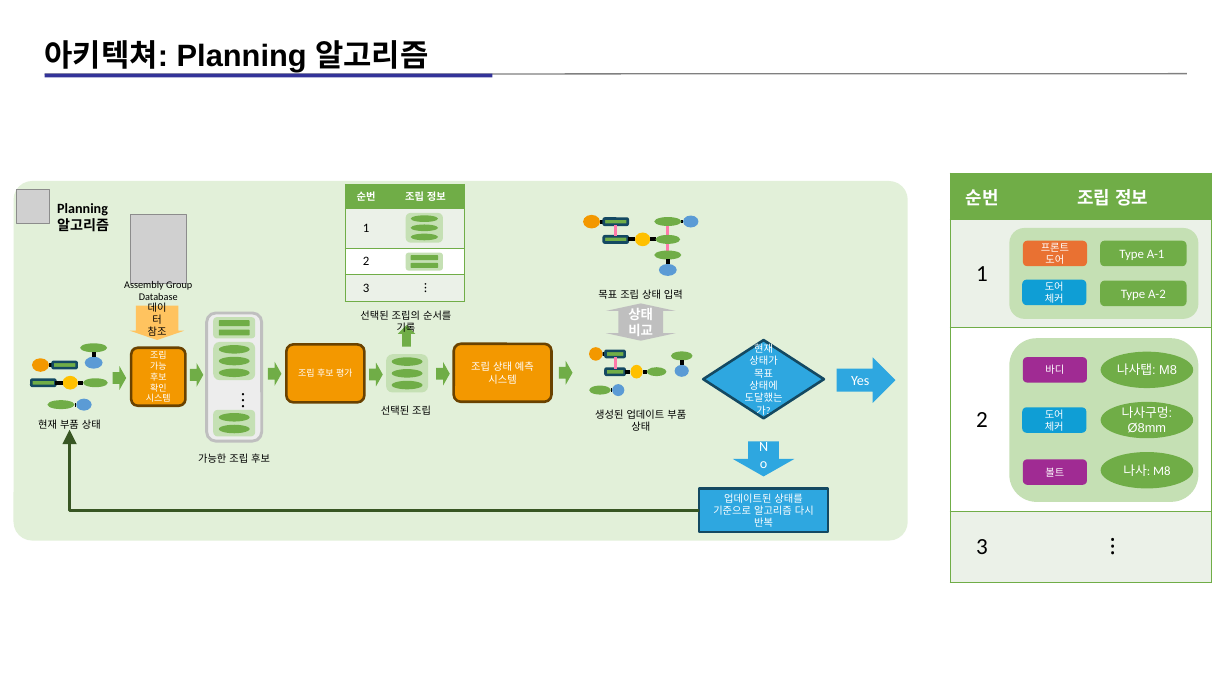
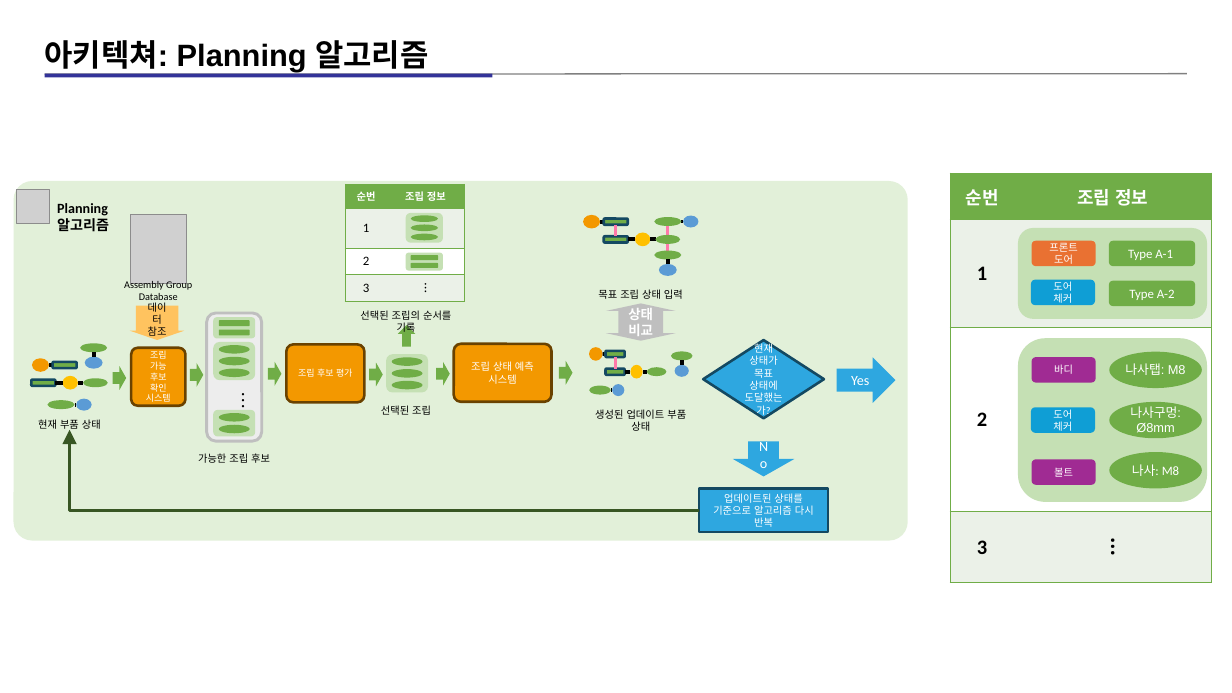
Before and after one commit to kimz1121/test, a slide deck: slide 10 of 현대차 심볼릭 플레너 예시 설명 자료_12_아키텍쳐_자료(작성중).pptx (slide 7 before the commit). Drawn at 1232x693 pixels with LibreOffice and Linux fonts; fonts in the diff are those of the drawing; grey boxes stand for pictures. Boxes give left, top, right and bottom in pixels: in the first picture for what was removed or moved away, otherwise in the second. Text is boxed around its words. In the diff, an @@ line names an element or a change of style, - is before the commit and + after.

```diff
--- a/현대차 심볼릭 플레너 예시 설명 자료_12_아키텍쳐_자료(작성중).pptx
+++ b/현대차 심볼릭 플레너 예시 설명 자료_12_아키텍쳐_자료(작성중).pptx
@@ table at [950,173,1212,582] @@
@@ size 18 to 16 pt, bold on in "1", "2", "3", "⁝" @@
@@ 9 rounded rectangles, 3 ellipses: place and size @@
-9 rounded rectangles, 3 ellipses at [1009,228,1199,502]
+9 rounded rectangles, 3 ellipses at [1019,228,1208,502]
```
Also in this commit, not shown: 1 other slide changed, 11 slides added, 1 other file.
